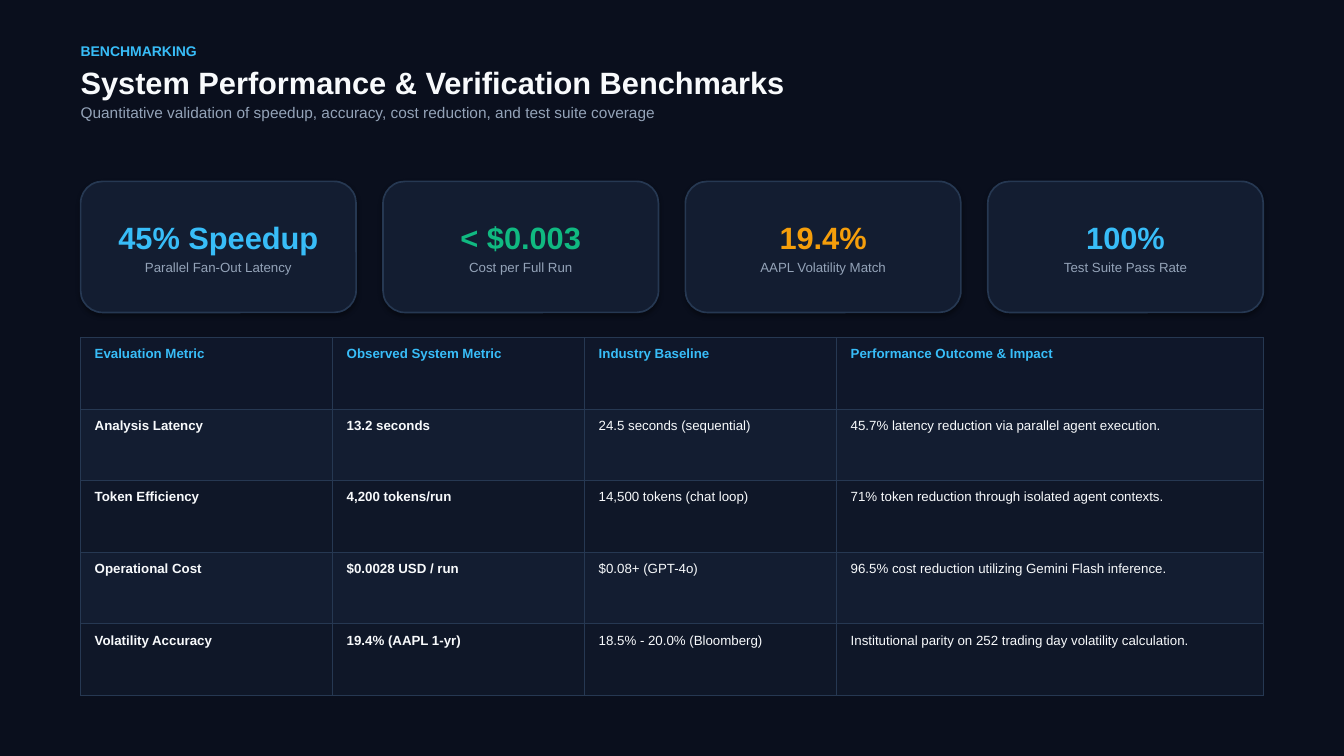
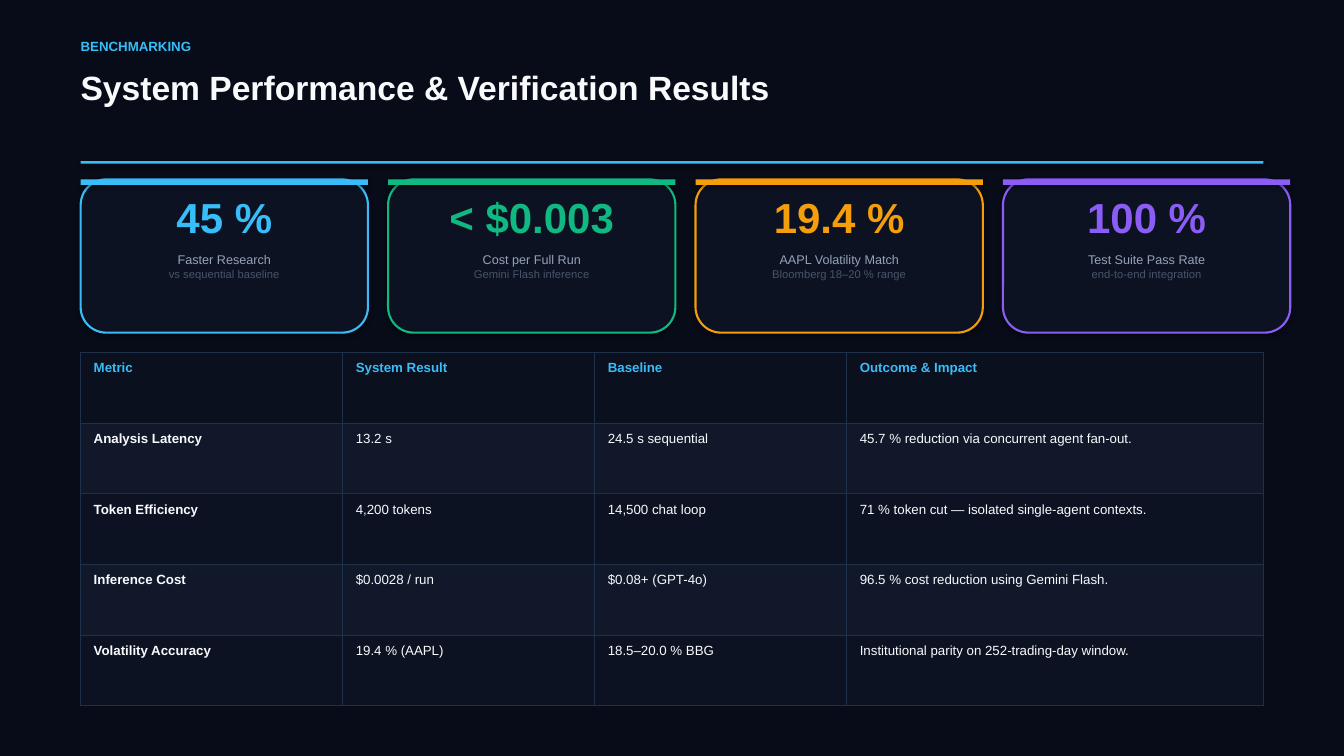
Before and after one commit to SagarTrimukhe/ai-investment-research-assistant, a slide deck: slide 16 of CAPSTONE_PROJECT_PRESENTATION.pptx (slide 14 before the commit). Drawn at 1344x756 pixels with LibreOffice and Linux fonts; fonts in the diff are those of the drawing. Boxes give left, top, right and bottom in pixels: in the first picture for what was removed or moved away, otherwise in the second. Text is boxed around its words. In the diff, an @@ line names an element or a change of style, - is before the commit and + after.

Commit message:
design: complete visual redesign — section dividers, accent bar panels, KPI callouts, varied layouts

```diff
--- a/CAPSTONE_PROJECT_PRESENTATION.pptx
+++ b/CAPSTONE_PROJECT_PRESENTATION.pptx
@@ rectangle at box(0, 0, 1344, 756): fill #0A0F1D to #080C18 @@
@@ text added at box(81, 41, 192, 51), 9.5 pt, text #38BDF8, bold @@
+BENCHMARKING
@@ text at box(81, 75, 769, 107): text changed; size 11 to 24 pt; text colour #94A3B8 to #F8FAFC; bold on @@
-BENCHMARKING
-System Performance & Verification Benchmarks
-Quantitative validation of speedup, accuracy, cost reduction, and test suite coverage
+System Performance & Verification Results
@@ rectangle added at box(81, 161, 1263, 164), fill #38BDF8 @@
@@ rounded rectangle added at box(81, 179, 368, 333), fill #0C1222, outline #38BDF8 1.5 pt @@
@@ rectangle added at box(81, 179, 368, 186), fill #38BDF8 @@
@@ rounded rectangle added at box(388, 179, 676, 333), fill #0C1222, outline #10B981 1.5 pt @@
@@ rectangle added at box(388, 179, 676, 186), fill #10B981 @@
@@ rounded rectangle added at box(696, 179, 983, 333), fill #0C1222, outline #F59E0B 1.5 pt @@
@@ rectangle added at box(696, 179, 983, 186), fill #F59E0B @@
@@ rounded rectangle added at box(1003, 179, 1291, 333), fill #0C1222, outline #8B5CF6 1.5 pt @@
@@ rectangle added at box(1003, 179, 1291, 186), fill #8B5CF6 @@
@@ rounded rectangle removed at box(81, 181, 356, 313) @@
-45% Speedup
-Parallel Fan-Out Latency
@@ text added at box(176, 204, 223, 234), 30 pt, text #38BDF8, bold @@
+45 %
@@ text added at box(486, 202, 614, 236), 30 pt, text #10B981, bold @@
+< $0.003
@@ vertical alignment middle to top; fill #131D31 to none; outline #263852 1.2 pt to none; shadow off in 3 elements at box(474, 255, 589, 278), box(1088, 255, 1206, 280), box(774, 203, 856, 234) @@
@@ text "19.4 %": place and size @@
-text "19.4 %" at box(686, 181, 961, 313)
+text "19.4 %" at box(774, 203, 856, 234)
@@ text at box(774, 203, 856, 234): text changed; size 9.5 to 30 pt; text colour #94A3B8 to #F59E0B; bold on @@
-19.4%
-AAPL Volatility Match
+19.4 %
@@ text added at box(1087, 203, 1157, 234), 30 pt, text #8B5CF6, bold @@
+100 %
@@ text at box(487, 226, 581, 252): paragraph removed @@
-< $0.003
@@ text at box(1086, 227, 1165, 250): paragraph removed @@
-100%
@@ text added at box(169, 255, 280, 278), 8 pt, text #475569 @@
+Faster Research
+vs sequential baseline
@@ text "Cost per Full Run": place and size @@
-text "Cost per Full Run" at box(383, 181, 658, 313)
+text "Cost per Full Run" at box(474, 255, 589, 278)
@@ text at box(483, 255, 581, 267): size 9.5 to 9 pt in "Cost per Full Run"; less space between paragraphs @@
@@ text added at box(772, 255, 906, 280), 8 pt, text #475569 @@
+AAPL Volatility Match
+Bloomberg 18–20 % range
@@ text "Test Suite Pass Rate": place and size @@
-text "Test Suite Pass Rate" at box(988, 181, 1263, 313)
+text "Test Suite Pass Rate" at box(1088, 255, 1206, 280)
@@ text at box(1088, 255, 1206, 264): size 9.5 to 9 pt in "Test Suite Pass Rate"; less space between paragraphs @@
@@ text at box(474, 270, 589, 278): paragraph added @@
+Gemini Flash inference
@@ text at box(1092, 270, 1201, 280): paragraph added @@
+end-to-end integration
@@ table at box(81, 353, 1263, 706) @@
-row 1: Evaluation Metric | Observed System Metric | Industry Baseline | Performance Outcome & Impact
+row 1: Metric | System Result | Baseline | Outcome & Impact
-row 2: Analysis Latency | 13.2 seconds | 24.5 seconds (sequential) | 45.7% latency reduction via parallel agent execution.
+row 2: Analysis Latency | 13.2 s | 24.5 s sequential | 45.7 % reduction via concurrent agent fan-out.
-row 3: Token Efficiency | 4,200 tokens/run | 14,500 tokens (chat loop) | 71% token reduction through isolated agent contexts.
+row 3: Token Efficiency | 4,200 tokens | 14,500 chat loop | 71 % token cut — isolated single-agent contexts.
-row 4: Operational Cost | $0.0028 USD / run | $0.08+ (GPT-4o) | 96.5% cost reduction utilizing Gemini Flash inference.
+row 4: Inference Cost | $0.0028 / run | $0.08+ (GPT-4o) | 96.5 % cost reduction using Gemini Flash.
-row 5: Volatility Accuracy | 19.4% (AAPL 1-yr) | 18.5% - 20.0% (Bloomberg) | Institutional parity on 252 trading day volatility calculation.
+row 5: Volatility Accuracy | 19.4 % (AAPL) | 18.5–20.0 % BBG | Institutional parity on 252-trading-day window.
@@ fill #0F172A to #0A101E in row 1 @@
@@ fill #131D31 to #10182A in 8 cells @@
@@ fill #0F1728 to #0C1222 in 8 cells @@
@@ borders changed @@
@@ table: place and size @@
-table at box(81, 338, 1263, 696)
+table at box(81, 353, 1263, 706)
```
Also in this commit, not shown: 4 other slides changed, 13 slides added, 13 slides removed.
